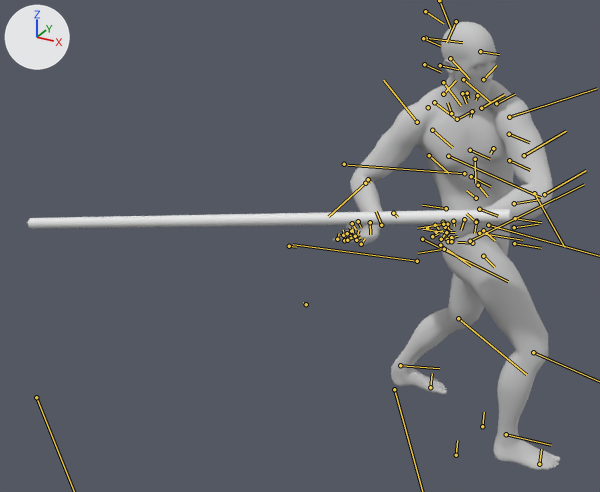
The FBX model Character/Animation/ZWM/Attack/Weapon_8/Weapon_8_Attack_2/RootAnim_Weapon_8_Attack_2.FBX as it was, and as the next commit left it.
Both versions are drawn from a 50 mm camera at (0.87, -2.99, 2.13) aimed at (-0.59, -0.35, 0.81). Every picture has the same lights, and +X, +Y and +Z are marked at upper left. Both versions are drawn at frame 20 of the action 'Take 001'; the numbers are the values there. The bones that bend it are drawn over the model as lines.

Objects in the first picture: 'Cylinder002', 'Male_Body', 'Male_Foot', 'Male_Hand', 'Male_Head', 'Male_Leg'.
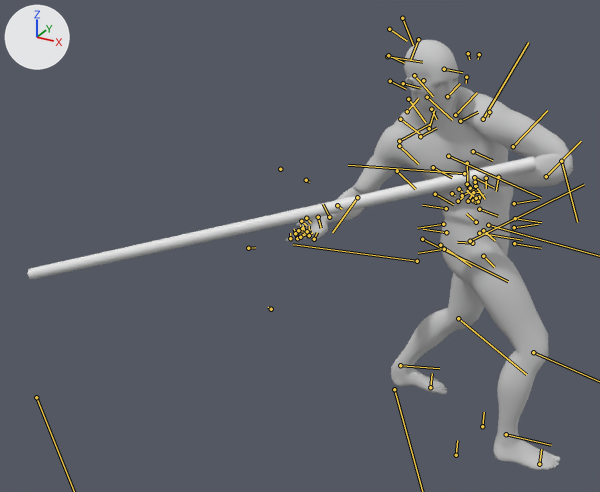
ob_point_take_r is not drawn itself; it is the parent of ob_cylinder002.

What differs and where, as boxes [x1, y1, x2, y2] in the pictures (600 x 492 px):
'Male_Body', posed (17% wider)
    before: [350, 80, 553, 227]
    after: [336, 86, 573, 226]
'Cylinder002', posed (486% taller)
    before: [28, 209, 512, 229]
    after: [27, 157, 536, 279]
'Male_Head', posed (6% shorter)
    before: [435, 22, 497, 160]
    after: [404, 40, 466, 169]
'Male_Hand', posed
    before: [332, 209, 490, 246]
    after: [286, 176, 510, 241]
'Male_Eyelash', posed (10% taller)
    before: [474, 60, 496, 69]
    after: [436, 77, 459, 87]
bone 'Bip001 Spine1', root to tip
    before: (478, 185) to (487, 196)
    after: (475, 186) to (485, 199)
bone 'Bip001 Spine2', root to tip
    before: (475, 159) to (475, 183)
    after: (467, 163) to (468, 193)
bone 'Bip001 Head', root to tip
    before: (463, 79) to (490, 102)
    after: (427, 97) to (452, 120)
bone 'Bip001 L UpperArm', root to tip
    before: (509, 117) to (597, 88)
    after: (483, 119) to (528, 42)
bone 'Bip001 L Forearm', root to tip
    before: (534, 193) to (564, 247)
    after: (561, 161) to (577, 222)
bone 'Bip001 L Hand', root to tip
    before: (476, 221) to (474, 233)
    after: (498, 177) to (496, 191)
bone 'Bip001 R Clavicle', root to tip
    before: (451, 113) to (447, 102)
    after: (429, 128) to (434, 110)
bone 'Bip001 R UpperArm', root to tip
    before: (417, 122) to (383, 80)
    after: (399, 141) to (430, 124)
bone 'Bip001 R Forearm', root to tip
    before: (365, 183) to (328, 216)
    after: (357, 197) to (332, 232)
bone 'Bip001 R Hand', root to tip
    before: (381, 225) to (376, 211)
    after: (329, 217) to (323, 204)

What changed in the scene script:
```text
Change bone_bip001_spine:
    where bone_bip001_spine = bpy.data.objects['Bip001'].pose.bones['Bip001 Spine']  # child of 'Bip001 Pelvis'
    bone_bip001_spine.rotation_quaternion: (0.977, -0.204, 0.054, -0.021) -> (0.972, -0.203, 0.111, -0.033)  # degrees (-24, 6, -4) -> degrees (-24, 12, -6)
Change bone_bip001_spine1:
    where bone_bip001_spine1 = bpy.data.objects['Bip001'].pose.bones['Bip001 Spine1']  # child of 'Bip001 Spine'
    bone_bip001_spine1.rotation_quaternion: (0.972, -0.22, 0.01, 0.087) -> (0.969, -0.225, 0.067, 0.074)  # degrees (-25, 3, 9) -> degrees (-26, 9, 7)
Change bone_bip001_spine2:
    where bone_bip001_spine2 = bpy.data.objects['Bip001'].pose.bones['Bip001 Spine2']  # child of 'Bip001 Spine1'
    bone_bip001_spine2.rotation_quaternion: (0.988, -0.151, 0.021, 0.018) -> (0.985, -0.152, 0.079, 0.009)  # degrees (-17, 3, 2) -> degrees (-18, 9, 0)
Change bone_bip001_head:
    where bone_bip001_head = bpy.data.objects['Bip001'].pose.bones['Bip001 Head']  # child of 'Bip001 Neck'
    bone_bip001_head.rotation_quaternion: (0.978, 0.207, -0.021, 0.034) -> (0.971, 0.153, -0.178, 0.054)  # degrees (24, -3, 3) -> degrees (17, -21, 3)
Change bone_bip001_l_upperarm:
    where bone_bip001_l_upperarm = bpy.data.objects['Bip001'].pose.bones['Bip001 L UpperArm']  # child of 'Bip001 L Clavicle'
    bone_bip001_l_upperarm.rotation_quaternion: (0.907, 0.371, -0.019, -0.199) -> (0.947, 0.307, 0.033, 0.089)  # degrees (43, 6, -22) -> degrees (36, 0, 11)
Change bone_bip001_l_forearm:
    where bone_bip001_l_forearm = bpy.data.objects['Bip001'].pose.bones['Bip001 L Forearm']  # child of 'Bip001 L UpperArm'
    bone_bip001_l_forearm.rotation_quaternion: (0.841, 0.0, 0.0, -0.541) -> (0.493, 0.0, 0.0, -0.87)  # degrees (0, 0, -66) -> degrees (0, 0, -121)
Change bone_bip001_l_hand:
    where bone_bip001_l_hand = bpy.data.objects['Bip001'].pose.bones['Bip001 L Hand']  # child of 'Bip001 L Forearm'
    bone_bip001_l_hand.rotation_quaternion: (0.957, -0.121, 0.106, -0.241) -> (0.965, 0.015, -0.109, -0.236)  # degrees (-17, 8, -29) -> degrees (5, -12, -28)
Change bone_bip001_r_clavicle:
    where bone_bip001_r_clavicle = bpy.data.objects['Bip001'].pose.bones['Bip001 R Clavicle']  # child of 'Bip001 Spine2'
    bone_bip001_r_clavicle.rotation_quaternion: (0.985, -0.012, 0.059, -0.164) -> (0.998, -0.002, 0.06, -0.021)  # degrees (-2, 6, -19) -> degrees (0, 7, -2)
Change bone_bip001_r_upperarm:
    where bone_bip001_r_upperarm = bpy.data.objects['Bip001'].pose.bones['Bip001 R UpperArm']  # child of 'Bip001 R Clavicle'
    bone_bip001_r_upperarm.rotation_quaternion: (0.946, -0.322, -0.029, 0.008) -> (0.993, 0.085, 0.059, -0.062)  # degrees (-38, -3, 2) -> degrees (9, 7, -7)
Change bone_bip001_r_forearm:
    where bone_bip001_r_forearm = bpy.data.objects['Bip001'].pose.bones['Bip001 R Forearm']  # child of 'Bip001 R UpperArm'
    bone_bip001_r_forearm.rotation_quaternion: (0.847, 0.0, 0.0, -0.532) -> (0.82, 0.0, 0.0, -0.573)  # degrees (0, 0, -64) -> degrees (0, 0, -70)
Change bone_bip001_r_hand:
    where bone_bip001_r_hand = bpy.data.objects['Bip001'].pose.bones['Bip001 R Hand']  # child of 'Bip001 R Forearm'
    bone_bip001_r_hand.rotation_quaternion: (0.025, 0.749, -0.153, -0.644) -> (0.389, 0.853, 0.06, -0.342)  # degrees (126, 73, -65) -> degrees (127, 39, -12)
```
